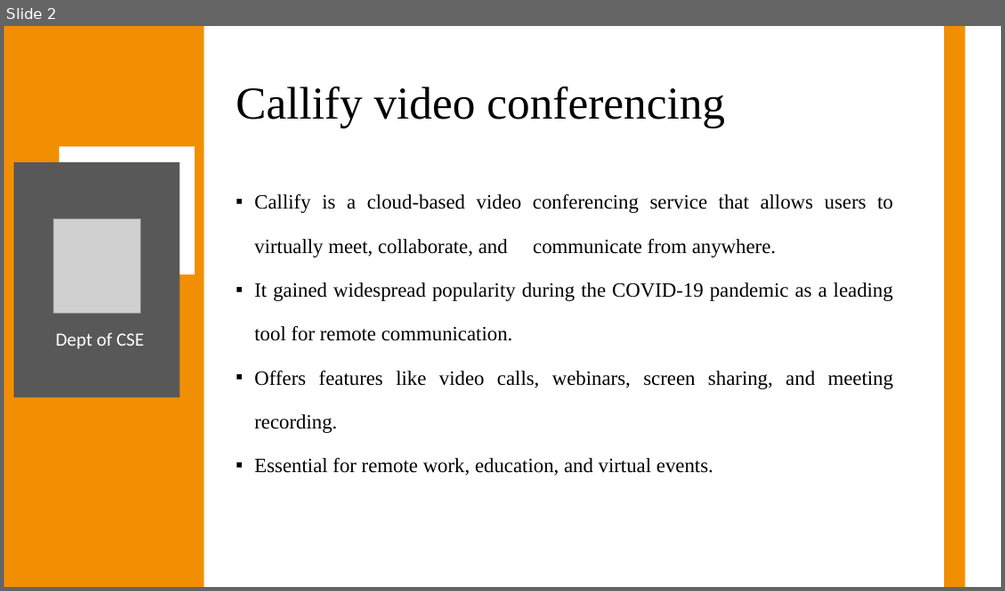
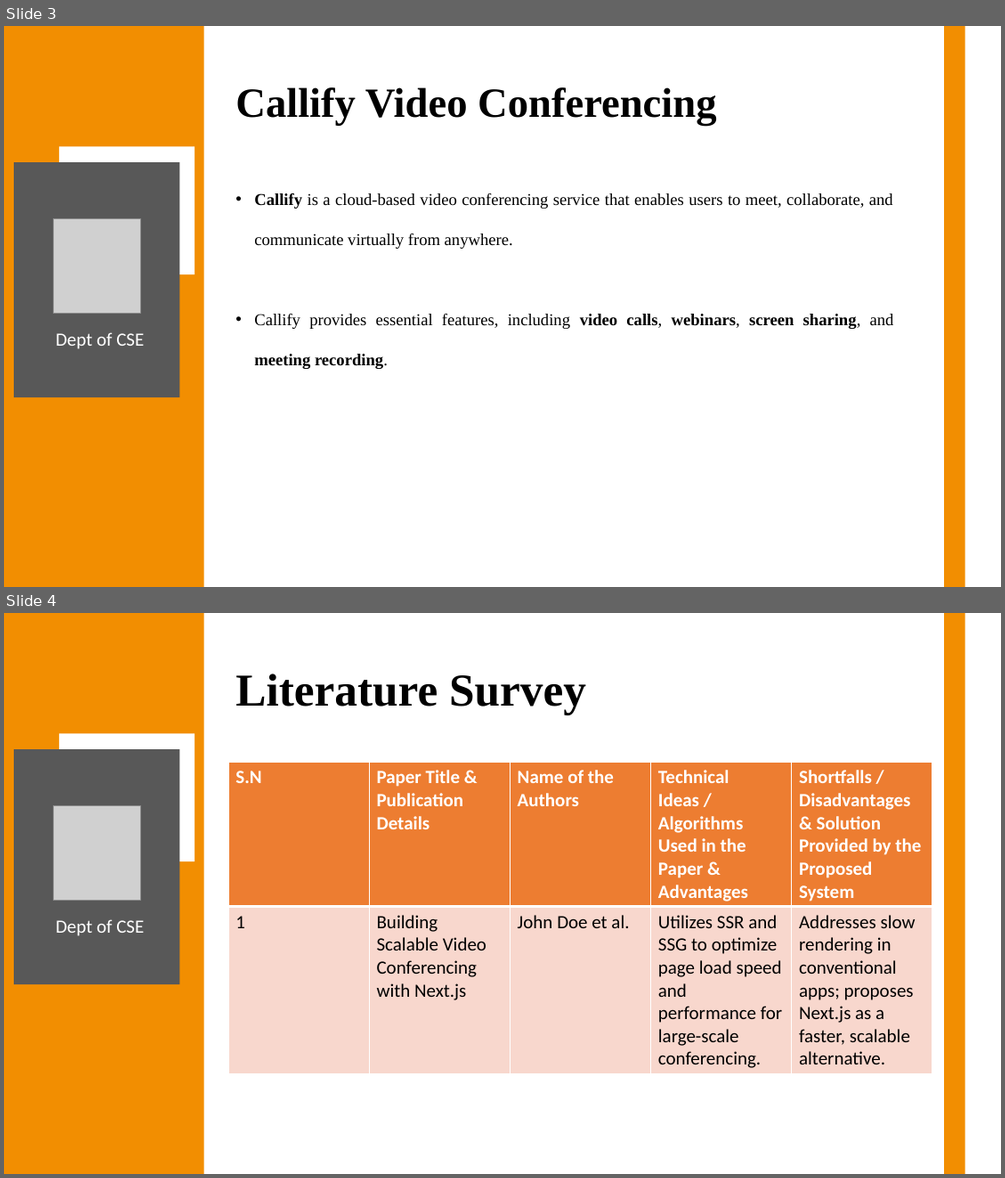
Before and after one commit to Anish202020/7th-Semester, a slide deck: Report & PPT/Project Work/Ppt/Callify Synopsis.pptx. Shown one above the other, each under a label of ours: slide 2 before the commit, slides 3 and 4 after it. The pictures are 1005x591 and 1005x1178 pixels, drawn with LibreOffice and Linux fonts; fonts in the diff are those of the drawing; grey boxes stand for pictures. Boxes give left, top, right and bottom in pixels: in the first picture for what was removed or moved away, otherwise in the second. Text is boxed around its words. In the diff, an @@ line names an element or a change of style, - is before the commit and + after.

```diff
--- a/Report & PPT/Project Work/Ppt/Callify Synopsis.pptx
+++ b/Report & PPT/Project Work/Ppt/Callify Synopsis.pptx
@@ slide 4 added at (4,613,1001,1174), background #FFFFFF @@
@@ rectangle added at (4,613,203,1174), fill #F28E01 @@
@@ rectangle added at (944,613,965,1174), fill #F28E01 @@
@@ title added at (235,674,586,714), 44 pt, text #000000, bold @@
+Literature Survey
@@ rectangle added at (59,733,194,861), fill #FFFFFF @@
@@ rectangle added at (14,749,179,985), fill #585858 @@
@@ table added at (228,763,931,1071), 2 rows, 5 columns @@
+S.N | Paper Title & Publication Details | Name of the Authors | Technical Ideas / Algorithms Used in the Paper & Advantages | Shortfalls / Disadvantages & Solution Provided by the Proposed System
+1 | Building Scalable Video Conferencing with Next.js | John Doe et al. | Utilizes SSR and SSG to optimize page load speed and performance for large-scale conferencing. | Addresses slow rendering in conventional apps; proposes Next.js as a faster, scalable alternative.
@@ picture added at (53,806,141,900) @@
@@ text added at (56,919,144,936), 18 pt, text #FFFFFF @@
+Dept of CSE
@@ what was slide 2 is now slide 3 @@
@@ slide 3 changed as well @@
@@ title at (235,87,716,126): text changed; size 44 to 40 pt; bold on @@
-Callify video conferencing
+Callify Video Conferencing
@@ text at (254,193,894,369): text changed; size 19.6 to 16 pt @@
-▪ Callify is a cloud-based video conferencing service that allows users to virtually meet, collaborate, and communicate from anywhere.
-▪ It gained widespread popularity during the COVID-19 pandemic as a leading tool for remote communication.
-▪ Offers features like video calls, webinars, screen sharing, and meeting recording.
-▪ Essential for remote work, education, and virtual events.
+• Callify is a cloud-based video conferencing service that enables users to meet, collaborate, and communicate virtually from anywhere.
+• Callify provides essential features, including video calls, webinars, screen sharing, and meeting recording.
```
Also in this commit, not shown: 17 other slides changed, 6 other slides added.
